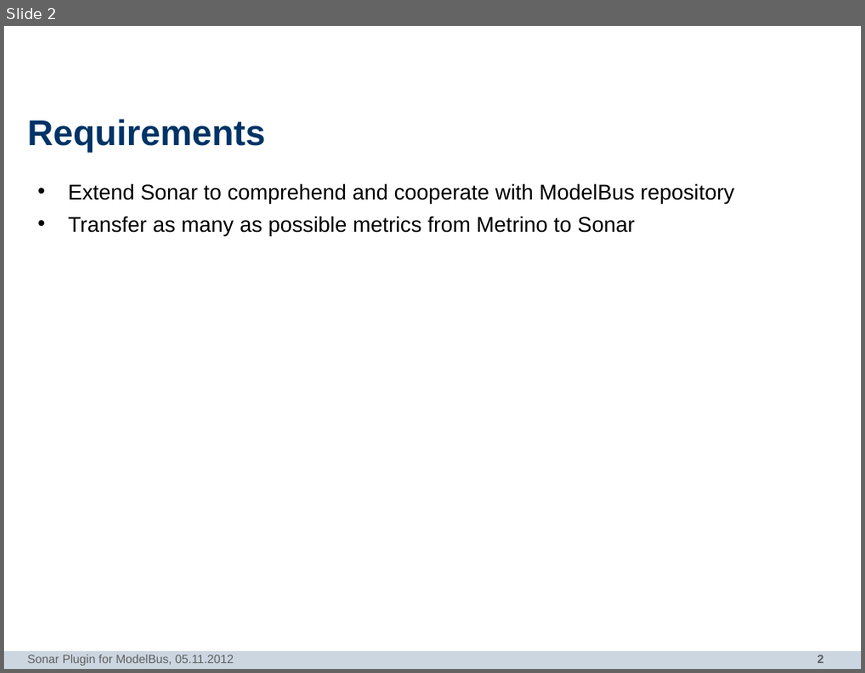
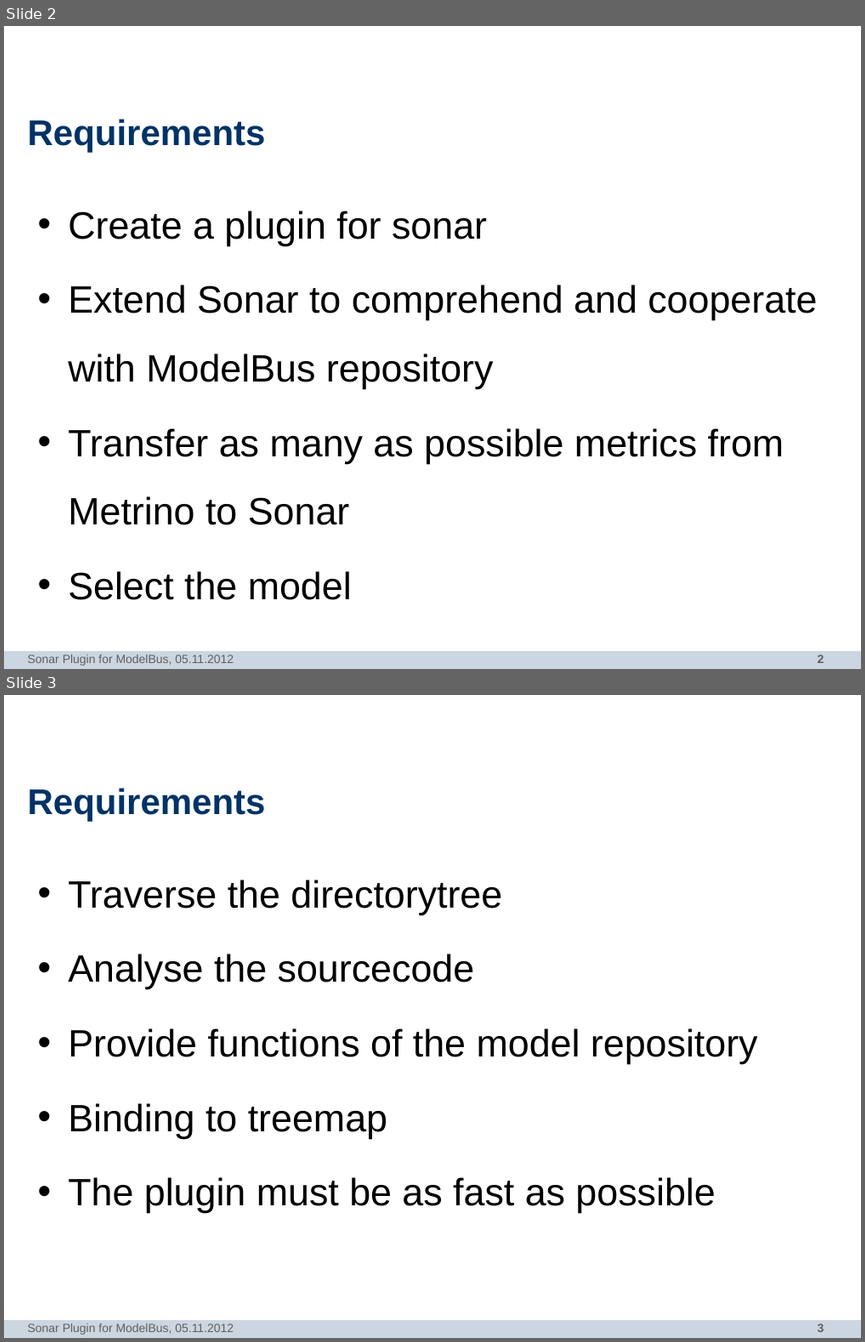
Before and after one commit to arsenij-solovjev/sonar-modelbus-plugin, a slide deck: requirements/Powerpoint Vorlage.pptx. Shown one above the other, each under a label of ours: slide 2 before the commit, slides 2 and 3 after it. The pictures are 865x673 and 865x1342 pixels, drawn with LibreOffice and Linux fonts; fonts in the diff are those of the drawing; background and template pictures are left out. Boxes give left, top, right and bottom in pixels: in the first picture for what was removed or moved away, otherwise in the second. Text is boxed around its words. In the diff, an @@ line names an element or a change of style, - is before the commit and + after.

Commit message:
remake of requirements
some content and design changes

```diff
--- a/requirements/Powerpoint Vorlage.pptx
+++ b/requirements/Powerpoint Vorlage.pptx
@@ slide 3 added at (4,695,861,1338), background #FFFFFF; not listed: 2 template elements that a slide beside it also shows @@
@@ title added at (28,788,266,822), 30 pt, text #003366, bold @@
+Requirements
@@ text added at (68,879,758,1213), 32 pt, text #000000 @@
+• Traverse the directorytree
+• Analyse the sourcecode
+• Provide functions of the model repository
+• Binding to treemap
+• The plugin must be as fast as possible
@@ text added at (28,1323,234,1334), 10 pt, text #5F5F5F @@
+Sonar Plugin for ModelBus, 05.11.2012
@@ slide 2 changed as well @@
@@ text at (68,210,487,246): paragraph added @@
+• Create a plugin for sonar
@@ text at (68,284,817,525): size 18 to 32 pt in "Extend Sonar to comprehend and cooperate with ...", "Transfer as many as possible metrics from ..."; line spacing 1.02 to 1.5 @@
@@ text at (68,571,352,600): paragraph added @@
+• Select the model
```
Also in this commit, not shown: 1 other slide changed.
